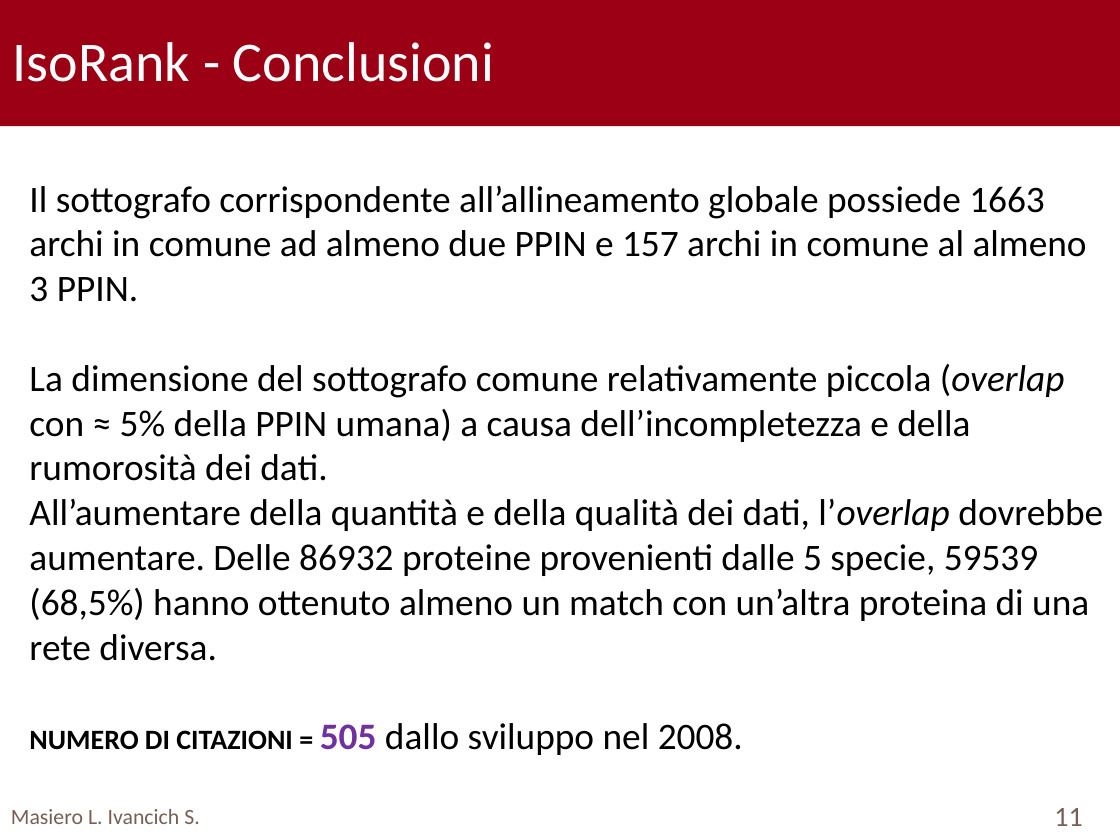
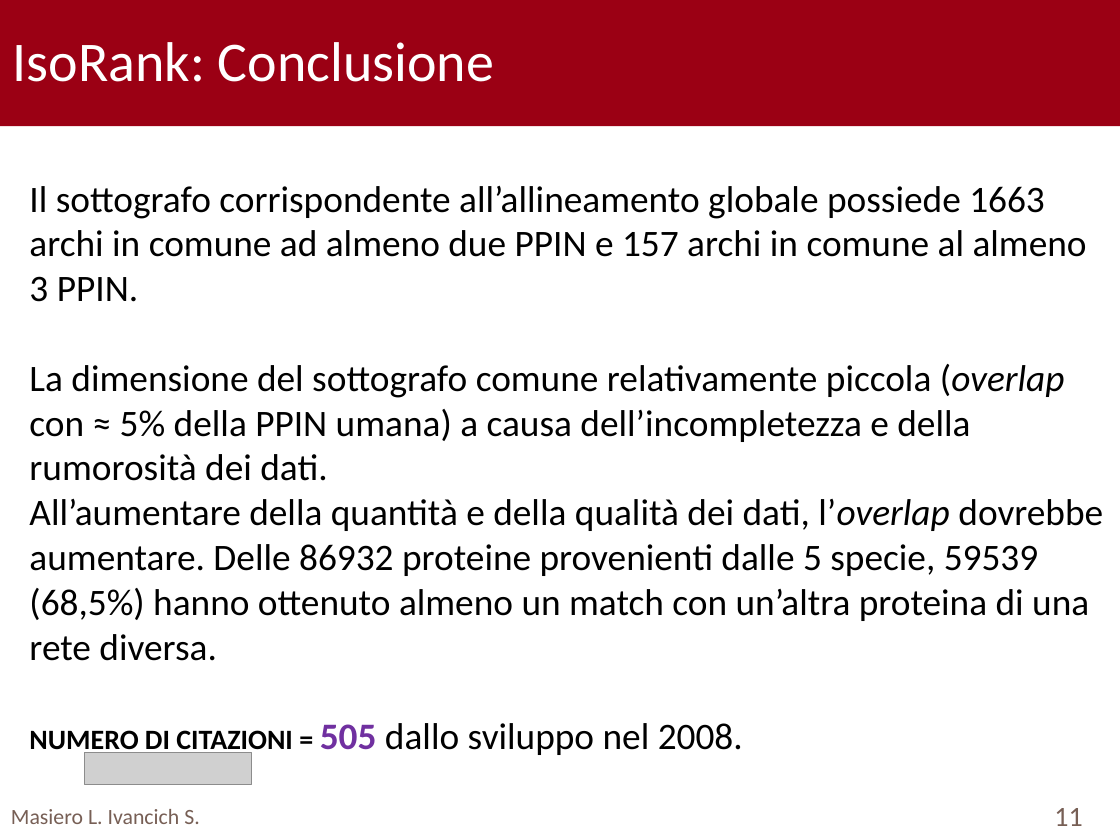
Before and after one commit to TyllanDrake/NetworkAlignment, a slide deck: slide 11 of Presentation/Presentation.pptx. Drawn at 1120x840 pixels with LibreOffice and Linux fonts; fonts in the diff are those of the drawing; grey boxes stand for pictures; background and template pictures are left out. Boxes give left, top, right and bottom in pixels: in the first picture for what was removed or moved away, otherwise in the second. Text is boxed around its words. In the diff, an @@ line names an element or a change of style, - is before the commit and + after.

```diff
--- a/Presentation/Presentation.pptx
+++ b/Presentation/Presentation.pptx
@@ text at [13, 42, 494, 82]: text changed @@
-IsoRank - Conclusioni
+IsoRank: Conclusione
@@ picture added at [85, 753, 252, 785] @@
```
Also in this commit, not shown: 15 other slides changed, 2 other files.
